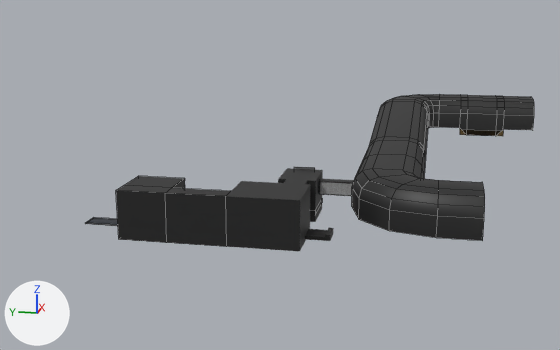
One commit to the Blender file Assets/World/C11L3/raw/C11L3.blend: the scene before it, then after it.
Camera for both pictures: a 50 mm camera at (-231.7, 27.5, 39.8) aimed at (-47.7, 64.3, -6.2). The lights are fixed; the arrows at lower left show +X, +Y and +Z. Mesh edges are drawn as thin lines on the coarser meshes.

Objects in the first picture: 'Conveyer_2.001', 'Section1', 'Section2', 'Section3', 'Section4'.
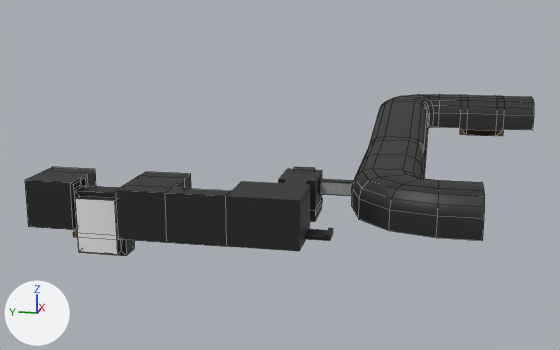
Boxes (x1, y1, x2, y2) around the edits, measured in the pictures (560 x 350 px):
'Section4', reshaped (78% wider, 25% taller)
    before: (116, 176, 231, 247)
    after: (25, 167, 231, 256)
'FlamerHeatingElements', added
    after: (75, 199, 118, 254)
'Conveyer_2.001', reshaped (not visible afterwards)
    before: (85, 217, 118, 226)
'Hazard_4', added
    after: (73, 230, 119, 240)
part 2 of me_plane_014, built on (black)
    after: (25, 167, 191, 256)
part 3 of me_plane_014, surface changed
    both: (116, 176, 195, 241)

Patch to the scene script:
```diff
--- a/Assets/World/C11L3/raw/C11L3.blend.py
+++ b/Assets/World/C11L3/raw/C11L3.blend.py
@@ me_plane_016 @@
 # used by ob_conveyer_2_001; parent = ob_conveyers; location = (-87.0, 84.0, -8.0)
-me_plane_016.from_pydata(...)  # 8 vertices, 6 faces; spans x -2.0..2.0, y -12.0..13.0, z -0.2..0.0
+me_plane_016.from_pydata(...)  # 8 vertices, 6 faces; spans x -2.0..2.0, y -12.0..5.0, z -0.2..0.0
+# me_plane_016 part 1
+# 4 vertices are removed from x -2.0..2.0, y 13.0, z -0.2..0.0
+# 5 faces are deleted
+# 4 vertices are added at (-2.0, 5.0, -0.2), (2.0, 5.0, -0.2), (-2.0, 5.0, 0.0), (2.0, 5.0, 0.0)
+# 4 new faces join them, mat_uv_metal (picture img_tx_metal_png_001)
+# 1 new face joins them, mat_uv_conveyer (picture img_tx_conveyer_png)
 me_plane_016.materials.append(mat_uv_conveyer)
@@ me_plane_014 @@
 # used by ob_section4; location = (-93.0, 65.2, -9.0); rotation_euler = (0.0, 0.0, 1.571), in degrees (0, 0, 90)
-me_plane_014.from_pydata(...)  # 32 vertices, 27 faces; spans x 0.0..22.0, y -10.0..2.0, z 0.0..10.0
+me_plane_014.from_pydata(...)  # 100 vertices, 92 faces; spans x 0.0..43.5, y -14.0..2.0, z -5.5..10.0
+# me_plane_014 part 2
+# 3 faces are deleted
+# 42 vertices are added at x 12.0..33.5, y -14.0..-1.8, z -5.5..10.0
+# 12 new vertices lie (1.0, 0.0, 0.0) away from vertices in x 21.0..33.5, y -8.8..-3.2, z 0.0..9.2
+# 8 new vertices lie (8.5, 0.0, 0.0) away from vertices in x 24.0, y -10.3..-1.8, z -4.5..6.8
+# 6 new vertices lie (10.0, 0.0, 0.0) away from vertices in x 33.5, y -14.0..-2.0, z 0.0..10.0
+# 68 new faces join them
+# me_plane_014 part 3: 24 kept faces spanning x 0.0..22.0, y -10.0..2.0, z 0.0..10.0 get new texture (UV) coordinates
 me_plane_014.materials.append(mat_uv_concrete)
@@ me_plane_019 @@
+me_plane_019.from_pydata([(23.0, -10.25, -4.5), (31.5, -10.25, -4.5), (31.5, -10.25, 6.75), (23.0, -10.25, 6.75), (31.5, -1.75, -4.5), (23.0, -1.75, -4.5), (23.0, -1.75, 6.75), (31.5, -1.75, 6.75)], [], [(0, 3, 2, 1), (5, 4, 7, 6)])
+me_plane_019.polygons.foreach_set('use_smooth', [True] * 2)
@@ me_plane_020 @@
+me_plane_020.from_pydata([(0.0, 4.25, 0.0), (0.0, -4.25, 0.0), (-10.5, 4.25, 0.0), (-10.5, -4.25, 0.0), (0.0, 4.25, -1.0), (0.0, -4.25, -1.0), (-10.5, 4.25, -1.0), (-10.5, -4.25, -1.0)], [], [(0, 2, 3, 1), (2, 0, 4, 6), (1, 3, 7, 5)])
+me_plane_020.polygons.foreach_set('use_smooth', [True] * 3)
+me_plane_020.materials.append(mat_uv_acid)  # brown #634e25
@@ ob_flamerheatingelements @@
+ob_flamerheatingelements = bpy.data.objects.new('FlamerHeatingElements', me_plane_019)
+ob_flamerheatingelements.parent = ob_section4
+ob_flamerheatingelements.matrix_parent_inverse = Matrix(((0.0, 1.0, 0.0, -65.25), (-1.0, 0.0, 0.0, -93.0), (0.0, 0.0, 1.0, 9.0), (0.0, 0.0, 0.0, 1.0)))
+ob_flamerheatingelements.location = (-93.0, 66.25, -9.0)
+ob_flamerheatingelements.rotation_euler = (0.0, 0.0, 1.571)  # degrees (0, 0, 90)
@@ ob_hazard_4 @@
+ob_hazard_4 = bpy.data.objects.new('Hazard_4', me_plane_020)
+ob_hazard_4.parent = ob_hazards
+ob_hazard_4.location = (-87.0, 88.25, -9.5)
+ob_hazard_4.rotation_euler = (0.0, 0.0, 4.712)  # degrees (0, 0, 270)
```
